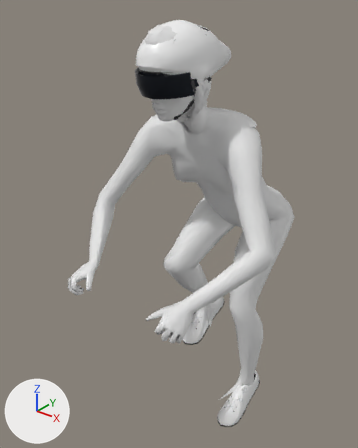
An edit to the glTF model apps/client/public/models/avatar/rider_female.glb, drawn before and after from the same camera.
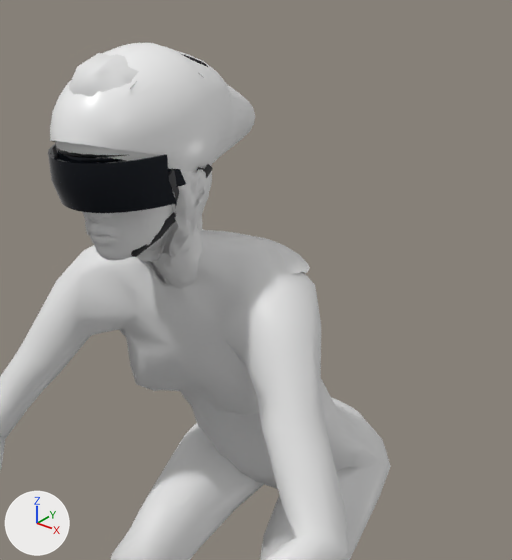
There are two pictures of each version: one whole from a 50 mm lens placed at (0.93, -1.421, 1.825), pointed at (-0.094, -0.141, 1.032), one close up on the part from 31% to 98% of the width and 0% to 58% of the height. The lights are fixed; the arrows at lower left show +X, +Y and +Z. The last two pictures show the newer version. Vertices at exactly the same position are counted once.

Names of what the first close-up shows: 'rider_body', 'rider_glasses', 'rider_hairs_bob', 'rider_hairs_long', 'rider_hairs_quiff', 'rider_helmet', 'rider_helmet_aero' and 2 more.
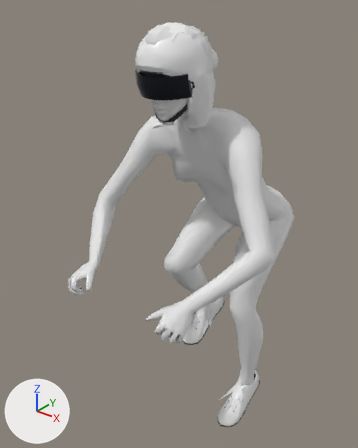
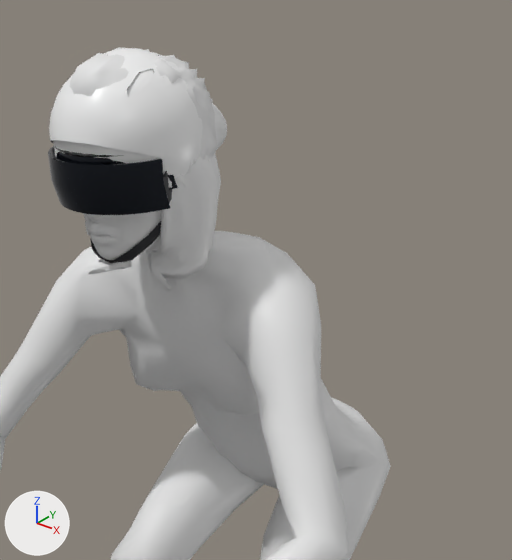
Diff of the bpy script that builds the scene:
```diff
--- a/apps/client/public/models/avatar/rider_female.glb.py
+++ b/apps/client/public/models/avatar/rider_female.glb.py
@@ me_rider_glasses @@
-me_rider_glasses.from_pydata(...)  # 244 vertices, 472 faces; spans x -0.09..0.09, y -0.396..-0.212, z 1.559..1.621
+me_rider_glasses.from_pydata(...)  # 242 vertices, 468 faces; spans x -0.09..0.09, y -0.391..-0.244, z 1.559..1.62
+# me_rider_glasses part 1: 4 vertices moved within x -0.048..0.048, y -0.373..-0.368, z 1.559..1.608; 186 vertices removed from x -0.09..0.09, y -0.396..-0.277, z 1.559..1.621; 184 vertices added at x -0.09..0.09, y -0.391..-0.296, z 1.559..1.62
+# other edits to the shape of me_rider_glasses do not show in these pictures
 me_rider_glasses.materials.append(mat_lens)
@@ me_rider_hairs_bob @@
-me_rider_hairs_bob.from_pydata(...)  # 2136 vertices, 3942 faces; spans x -0.093..0.093, y -0.367..-0.165, z 1.458..1.707
+me_rider_hairs_bob.from_pydata(...)  # 2996 vertices, 5503 faces; spans x -0.105..0.106, y -0.367..-0.161, z 1.468..1.707
+# me_rider_hairs_bob part 2: a new loose piece of 1890 vertices spanning x -0.105..0.106, y -0.31..-0.161, z 1.468..1.629, in mat_hair (white #e7e7e7)
+# me_rider_hairs_bob part 3: 24 vertices moved from x -0.083..0.082, y -0.353..-0.174, z 1.49..1.594 to x -0.083..0.08, y -0.353..-0.181, z 1.493..1.594; 1366 vertices removed from x -0.093..0.093, y -0.359..-0.165, z 1.458..1.613; 340 vertices added at x -0.087..0.086, y -0.359..-0.177, z 1.479..1.613
+# other edits to the shape of me_rider_hairs_bob do not show in these pictures
 me_rider_hairs_bob.materials.append(mat_hair)
@@ me_rider_hairs_curls @@
-me_rider_hairs_curls.from_pydata(...)  # 1064 vertices, 1886 faces; spans x -0.094..0.092, y -0.37..-0.168, z 1.499..1.721
+me_rider_hairs_curls.from_pydata(...)  # 1897 vertices, 3312 faces; spans x -0.1..0.096, y -0.382..-0.164, z 1.496..1.729
+# me_rider_hairs_curls part 4: 1011 vertices removed from x -0.094..0.092, y -0.37..-0.168, z 1.519..1.721; 1553 vertices added at x -0.1..0.096, y -0.382..-0.164, z 1.516..1.729
+# other edits to the shape of me_rider_hairs_curls do not show in these pictures
 me_rider_hairs_curls.materials.append(mat_hair)
@@ me_rider_hairs_long @@
-me_rider_hairs_long.from_pydata(...)  # 2329 vertices, 4268 faces; spans x -0.172..0.171, y -0.366..-0.026, z 1.374..1.709
+me_rider_hairs_long.from_pydata(...)  # 2824 vertices, 5194 faces; spans x -0.108..0.106, y -0.366..-0.157, z 1.424..1.709
+# me_rider_hairs_long part 5: a new loose piece of 1890 vertices spanning x -0.108..0.106, y -0.318..-0.157, z 1.424..1.629, in mat_hair (white #e7e7e7)
+# me_rider_hairs_long part 6: 17 vertices moved from x -0.089..0.087, y -0.314..-0.179, z 1.491..1.647 to x -0.089..0.086, y -0.317..-0.179, z 1.487..1.648; 1699 vertices removed from x -0.172..0.171, y -0.352..-0.026, z 1.374..1.624; 305 vertices added at x -0.089..0.088, y -0.324..-0.171, z 1.473..1.618
+# other edits to the shape of me_rider_hairs_long do not show in these pictures
 me_rider_hairs_long.materials.append(mat_hair)
@@ me_rider_helmet @@
-me_rider_helmet.from_pydata(...)  # 602 vertices, 1250 faces; spans x -0.098..0.098, y -0.404..-0.096, z 1.462..1.729
+me_rider_helmet.from_pydata(...)  # 602 vertices, 1250 faces; spans x -0.098..0.098, y -0.399..-0.152, z 1.46..1.727
+# me_rider_helmet part 7: 594 of 602 vertices moved; they spanned x -0.098..0.098, y -0.404..-0.096, z 1.462..1.729 and now span x -0.098..0.098, y -0.399..-0.152, z 1.46..1.727; mean shift (0.0, -0.024, -0.002); largest move (-0.01, -0.098, 1.646) -> (-0.01, -0.153, 1.641)
 me_rider_helmet.materials.append(mat_helmet)
@@ me_rider_helmet_aero @@
-me_rider_helmet_aero.from_pydata(...)  # 604 vertices, 1198 faces; spans x -0.1..0.1, y -0.408..0.004, z 1.462..1.733
+me_rider_helmet_aero.from_pydata(...)  # 604 vertices, 1198 faces; spans x -0.1..0.1, y -0.401..-0.071, z 1.458..1.728
+# me_rider_helmet_aero part 8: the loose piece of 96 vertices spanning x -0.091..0.091, y -0.408..-0.3, z 1.538..1.61 is scaled about its middle by (1, 0.806, 1), then moved by (0.0, -0.003, -0.003)
+# me_rider_helmet_aero part 9: 508 of 604 vertices moved; they spanned x -0.1..0.1, y -0.394..0.004, z 1.462..1.733 and now span x -0.1..0.1, y -0.391..-0.071, z 1.458..1.728; mean shift (0.0, -0.025, -0.006); largest move (-0.004, 0.004, 1.62) -> (-0.004, -0.071, 1.61)
 me_rider_helmet_aero.materials.append(mat_helmet)
```

Boxes (x1, y1, x2, y2) around the edits, measured in the close-ups (512 x 560 px; the box of a moved part takes in the faces that stretch with it):
'rider_helmet_aero', reshaped (13% narrower)
    before: (48, 43, 255, 251)
    after: (48, 48, 227, 264)
'rider_helmet', reshaped (15% narrower)
    before: (50, 50, 232, 257)
    after: (49, 51, 203, 262)
'rider_hairs_long', reshaped
    before: (136, 164, 310, 289)
    after: (88, 155, 221, 292)
'rider_glasses', reshaped
    before: (56, 148, 186, 188)
    after: (55, 147, 178, 191)
'rider_hairs_bob', reshaped (mostly hidden)
    before: (144, 169, 202, 254)
    after: (151, 153, 219, 252)
part 2 of me_rider_hairs_bob, added (mostly hidden)
    after: (151, 153, 219, 252)
part 3 of me_rider_hairs_bob, reshaped (mostly hidden)
    before: (144, 169, 202, 254)
part 4 of me_rider_hairs_curls, moved or reshaped (not visible before)
    after: (55, 47, 218, 190)
part 5 of me_rider_hairs_long, added
    after: (88, 155, 221, 292)
part 6 of me_rider_hairs_long, built on
    before: (136, 166, 310, 286)
part 8 of me_rider_helmet_aero, moved or reshaped
    before: (48, 144, 176, 213)
    after: (48, 146, 170, 215)
part 9 of me_rider_helmet_aero, moved or reshaped
    before: (55, 43, 255, 251)
    after: (53, 48, 227, 264)
